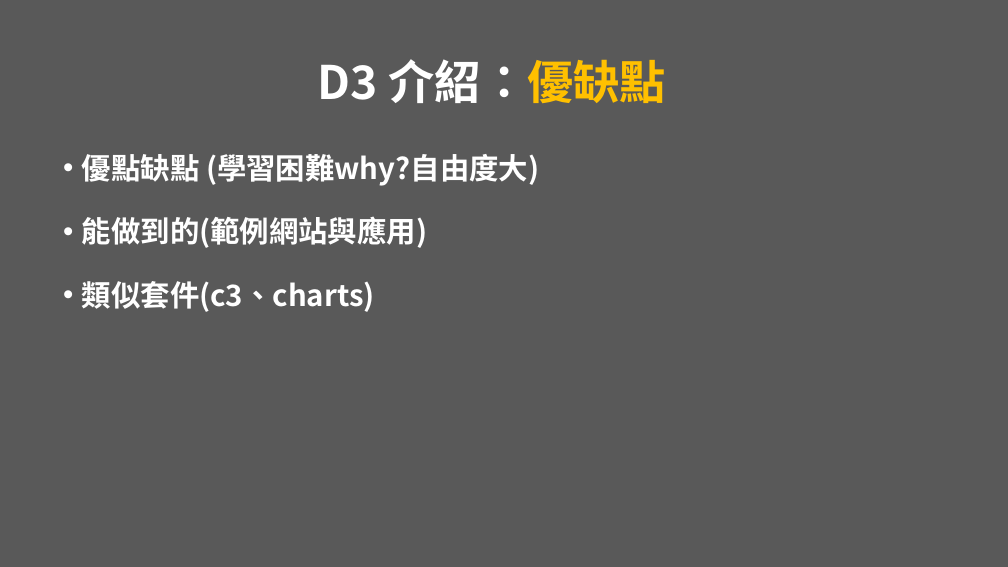
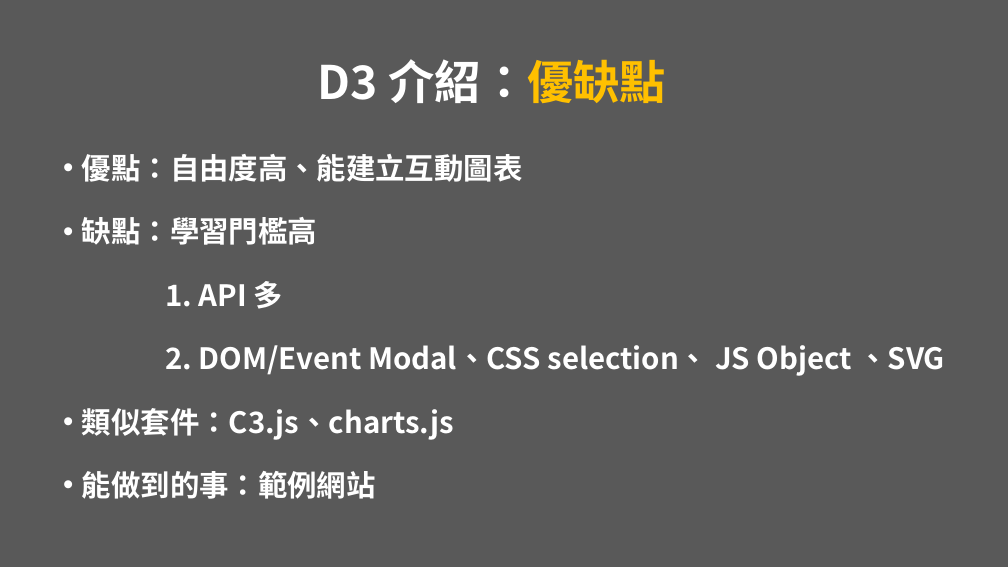
Before and after one commit to vezona/D3.js_Demo, a slide deck: slide 5 of PPT/D3.js presentation.pptx. Drawn at 1008x567 pixels with LibreOffice and Linux fonts; fonts in the diff are those of the drawing. Boxes give left, top, right and bottom in pixels: in the first picture for what was removed or moved away, otherwise in the second. Text is boxed around its words. In the diff, an @@ line names an element or a change of style, - is before the commit and + after.

Commit message:
整理範例檔案與ＰＰＴ

```diff
--- a/PPT/D3.js presentation.pptx
+++ b/PPT/D3.js presentation.pptx
@@ text at <box>82,154,945,499</box>: text changed @@
-• 優點缺點 (學習困難why?自由度大)
-• 能做到的(範例網站與應用)
-• 類似套件(c3、charts)
+• 優點：自由度高、能建立互動圖表
+• 缺點：學習門檻高
+1. API 多
+2. DOM/Event Modal、CSS selection、 JS Object 、SVG
+• 類似套件：C3.js、charts.js
+• 能做到的事：範例網站
```
Also in this commit, not shown: 26 other slides changed, 5 slides added, 4 slides removed, 17 other files.
